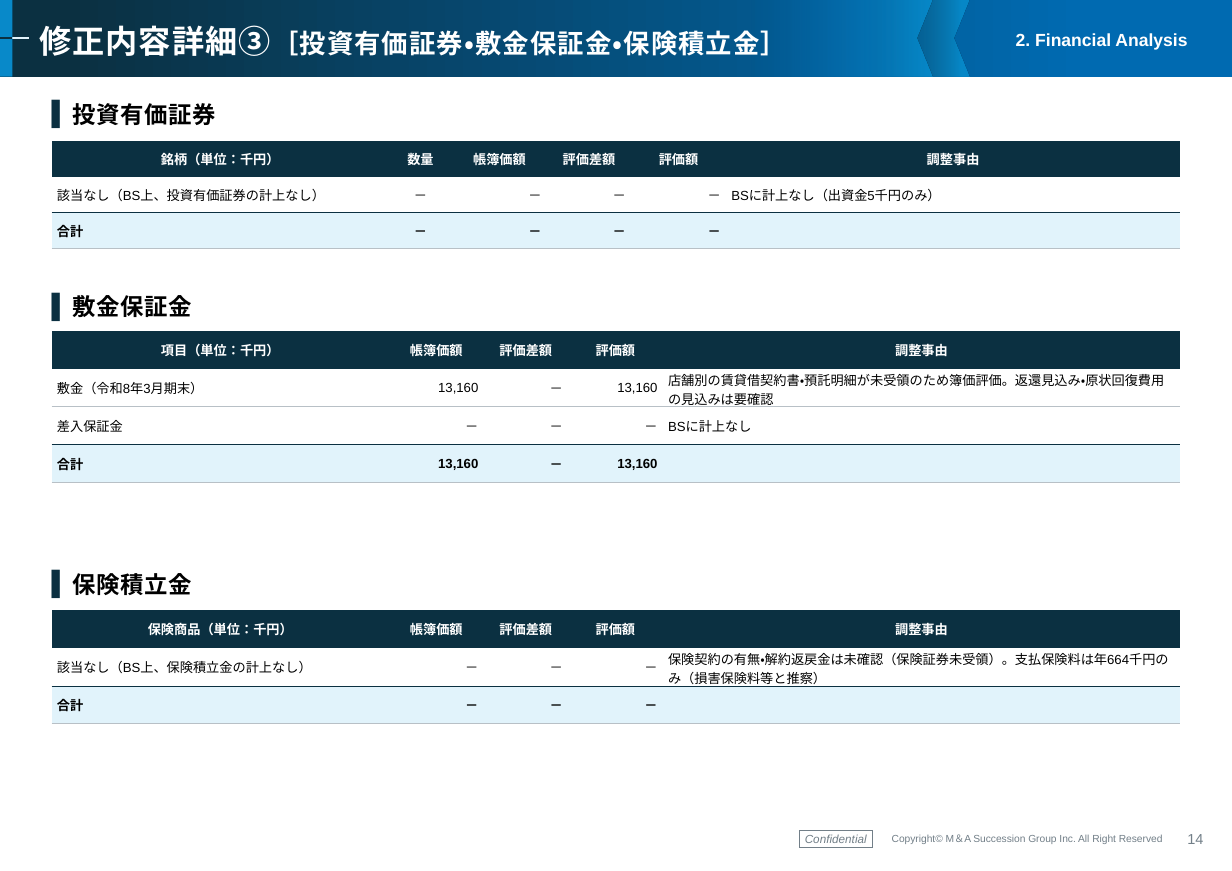
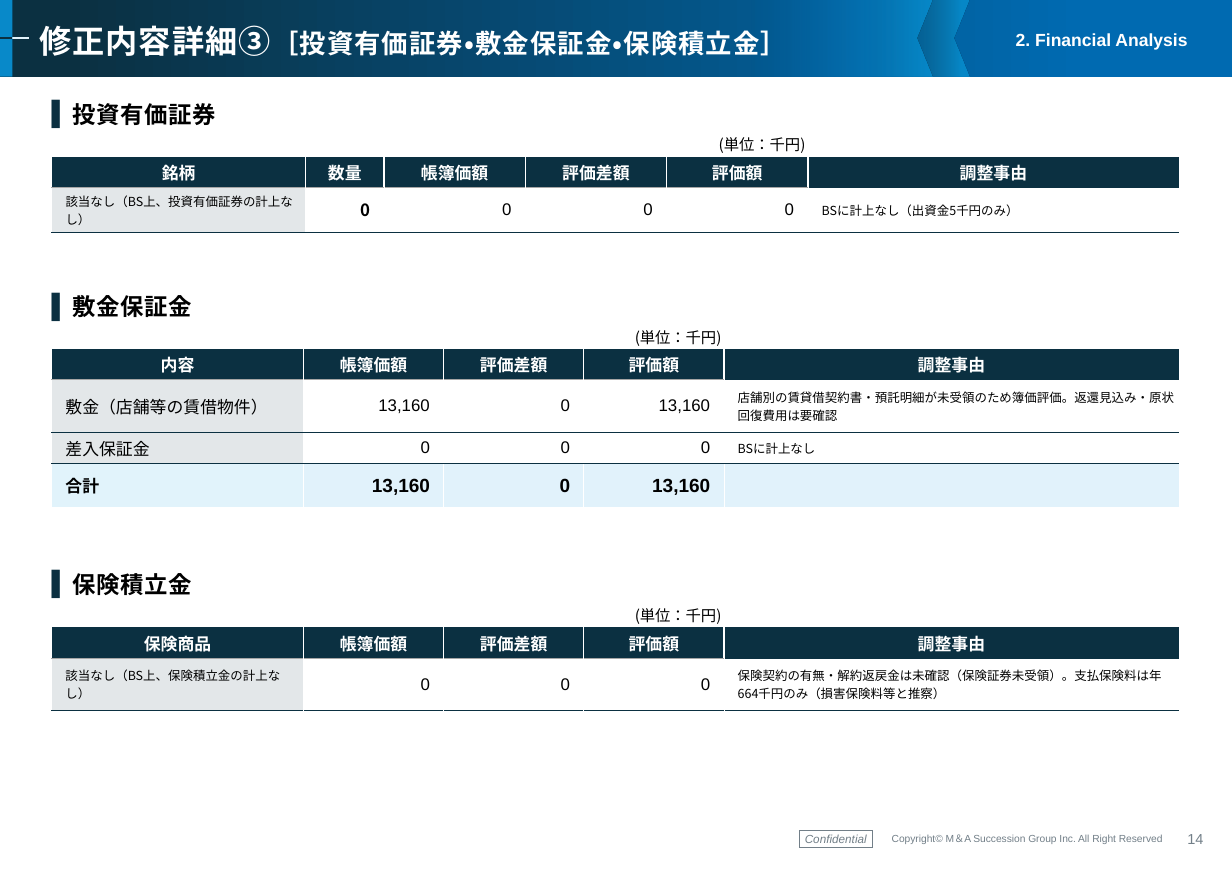
Before and after one commit to keisuketagaito/github-1st, a slide deck: slide 14 of ウエスト・シークル株式会社/ウエスト・シークル株式会社御中_企業評価書_261013.pptx. Drawn at 1232x871 pixels with LibreOffice and Linux fonts; fonts in the diff are those of the drawing; background and template pictures are left out. Boxes give left, top, right and bottom in pixels: in the first picture for what was removed or moved away, otherwise in the second. Text is boxed around its words. In the diff, an @@ line names an element or a change of style, - is before the commit and + after.

```diff
--- a/ウエスト・シークル株式会社/ウエスト・シークル株式会社御中_企業評価書_261013.pptx
+++ b/ウエスト・シークル株式会社/ウエスト・シークル株式会社御中_企業評価書_261013.pptx
@@ table at [52,132,1178,232] @@
-row 1: 銘柄（単位：千円） | 数量 | 帳簿価額 | 評価差額 | 評価額 | 調整事由
+row 1:  |  |  |  | (単位：千円) | 
-row 2: 該当なし（BS上、投資有価証券の計上なし） | － | － | － | － | BSに計上なし（出資金5千円のみ）
+row 2: 銘柄 | 数量 | 帳簿価額 | 評価差額 | 評価額 | 調整事由
-row 3: 合計 | － | － | － | － | 
+row 3: 該当なし（BS上、投資有価証券の計上なし） | 0 | 0 | 0 | 0 | BSに計上なし（出資金5千円のみ）
@@ fill #0B3041 to none in row 1, column 5 @@
@@ fill none to #0B3041 in row 2 @@
@@ fill #E1F3FB to #E3E7E9 in row 3, column 1 @@
@@ fill #E1F3FB to #FFFFFF in 2 cells @@
@@ fill #E1F3FB to none in 3 cells @@
@@ borders changed @@
@@ table: place and size @@
-table at [52,141,1180,249]
+table at [52,132,1178,232]
@@ table at [52,325,1179,508] @@
-row 1: 項目（単位：千円） | 帳簿価額 | 評価差額 | 評価額 | 調整事由
-row 2: 敷金（令和8年3月期末） | 13,160 | － | 13,160 | 店舗別の賃貸借契約書・預託明細が未受領のため簿価評価。返還見込み・原状回復費用の見込みは要確認
-row 3: 差入保証金 | － | － | － | BSに計上なし
-row 4: 合計 | 13,160 | － | 13,160 | 
+row 1:  |  |  | (単位：千円) | 
+row 2: 内容 | 帳簿価額 | 評価差額 | 評価額 | 調整事由
+row 3: 敷金（店舗等の賃借物件） | 13,160 | 0 | 13,160 | 店舗別の賃貸借契約書・預託明細が未受領のため簿価評価。返還見込み・原状回復費用は要確認
+row 4: 差入保証金 | 0 | 0 | 0 | BSに計上なし
+row 5: 合計 | 13,160 | 0 | 13,160 | 
@@ table: place and size @@
-table at [52,331,1180,483]
+table at [52,325,1179,508]
@@ table at [52,603,1179,710] @@
-row 1: 保険商品（単位：千円） | 帳簿価額 | 評価差額 | 評価額 | 調整事由
+row 1:  |  |  | (単位：千円) | 
-row 2: 該当なし（BS上、保険積立金の計上なし） | － | － | － | 保険契約の有無・解約返戻金は未確認（保険証券未受領）。支払保険料は年664千円のみ（損害保険料等と推察）
+row 2: 保険商品 | 帳簿価額 | 評価差額 | 評価額 | 調整事由
-row 3: 合計 | － | － | － | 
+row 3: 該当なし（BS上、保険積立金の計上なし） | 0 | 0 | 0 | 保険契約の有無・解約返戻金は未確認（保険証券未受領）。支払保険料は年664千円のみ（損害保険料等と推察）
@@ fill #0B3041 to none in row 1, column 4 @@
@@ fill none to #0B3041 in row 2 @@
@@ fill #E1F3FB to #E3E7E9 in row 3, column 1 @@
@@ fill #E1F3FB to none in 3 cells @@
@@ fill #E1F3FB to #FFFFFF in row 3, column 5 @@
@@ borders changed @@
@@ table: place and size @@
-table at [52,610,1180,724]
+table at [52,603,1179,710]
```
Also in this commit, not shown: 15 other slides changed, 2 other files.
